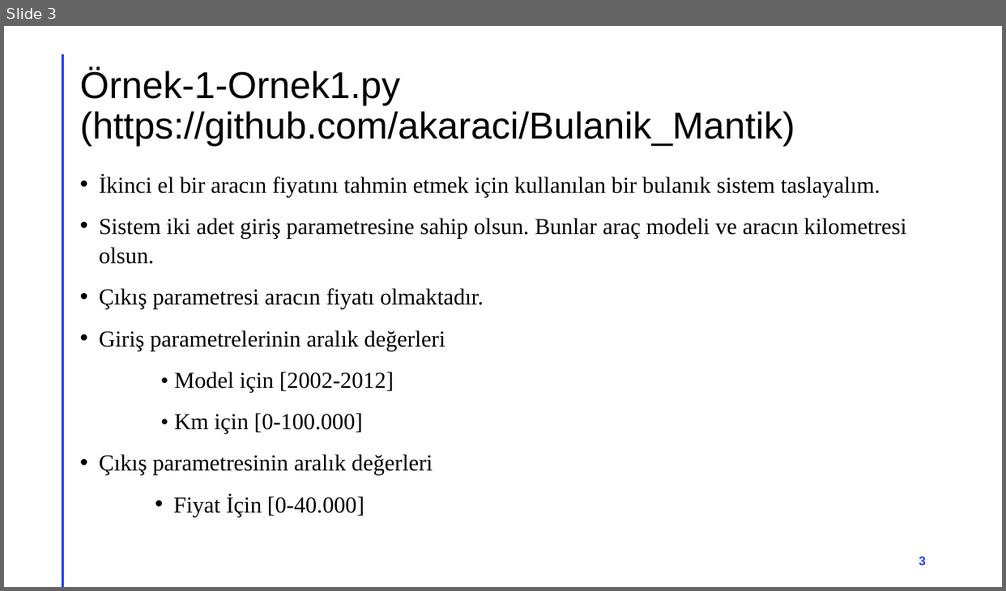
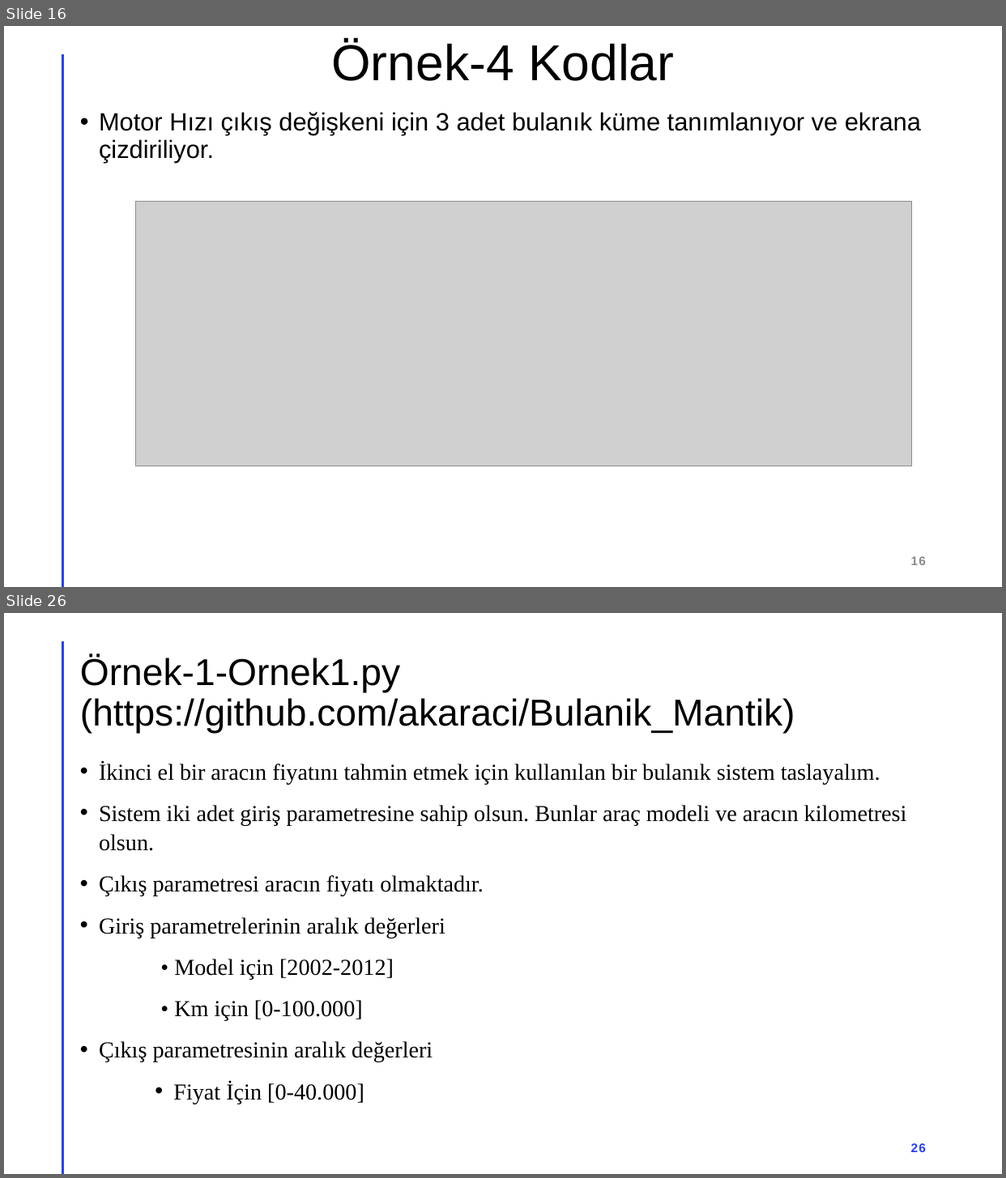
Before and after one commit to akaraci/Bulanik_Mantik, a slide deck: Örnekler.pptx. Shown one above the other, each under a label of ours: slide 3 before the commit, slides 16 and 26 after it; the slides between them are not shown. The pictures are 1006x591 and 1006x1178 pixels, drawn with LibreOffice and Linux fonts; fonts in the diff are those of the drawing; grey boxes stand for pictures. Boxes give left, top, right and bottom in pixels: in the first picture for what was removed or moved away, otherwise in the second. Text is boxed around its words. In the diff, an @@ line names an element or a change of style, - is before the commit and + after.

```diff
--- a/Örnekler.pptx
+++ b/Örnekler.pptx
@@ slide 16 added at [4, 26, 1002, 587], background #FFFFFF; not listed: 1 template element that a slide beside it also shows @@
@@ title added at [332, 41, 674, 81], 48.6 pt, text #000000 @@
+Örnek-4 Kodlar
@@ text added at [99, 112, 921, 162], 24 pt, text #000000 @@
+• Motor Hızı çıkış değişkeni için 3 adet bulanık küme tanımlanıyor ve ekrana çizdiriliyor.
@@ picture added at [136, 201, 912, 466] @@
@@ page number added at [911, 557, 926, 565], 12 pt, text #8C8C8C, bold @@
+16
@@ what was slide 3 is now slide 26 @@
@@ page number at [911, 1144, 926, 1152]: text changed @@
-3
+26
```
Also in this commit, not shown: 2 slides changed, 22 other slides added.
